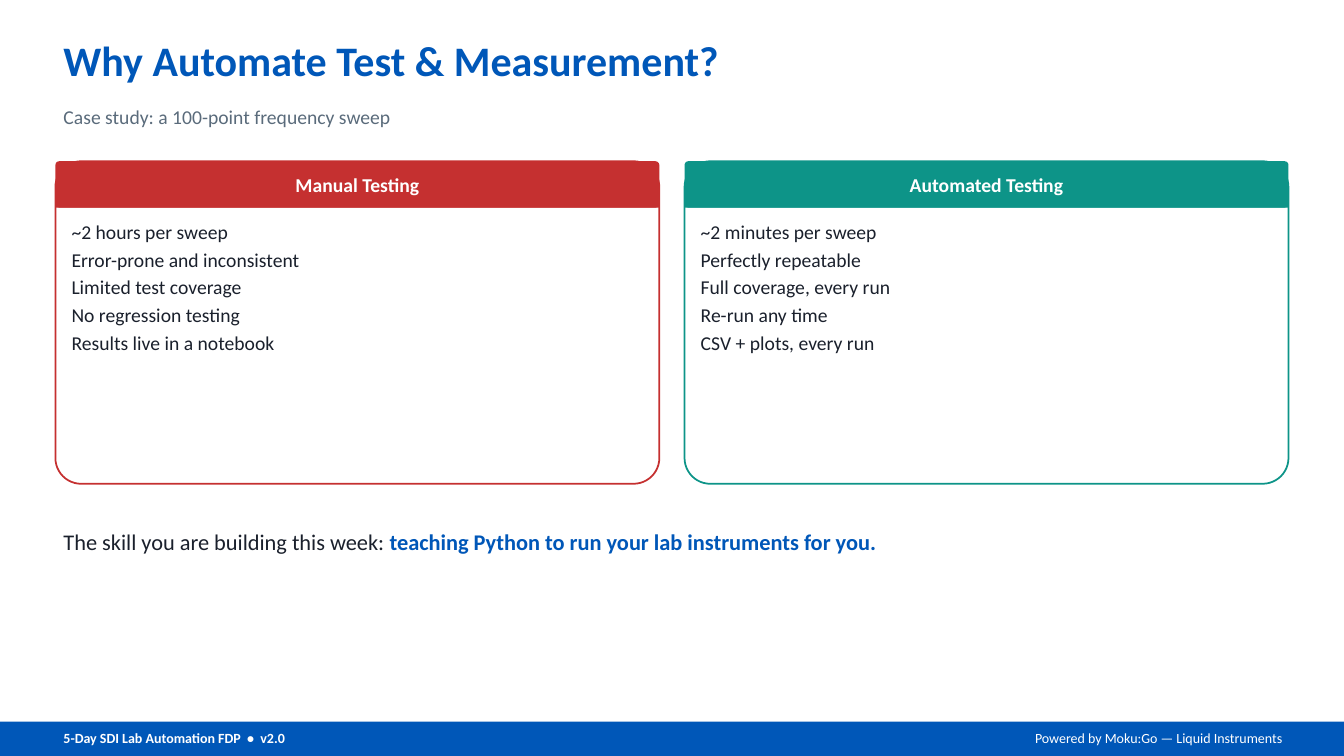
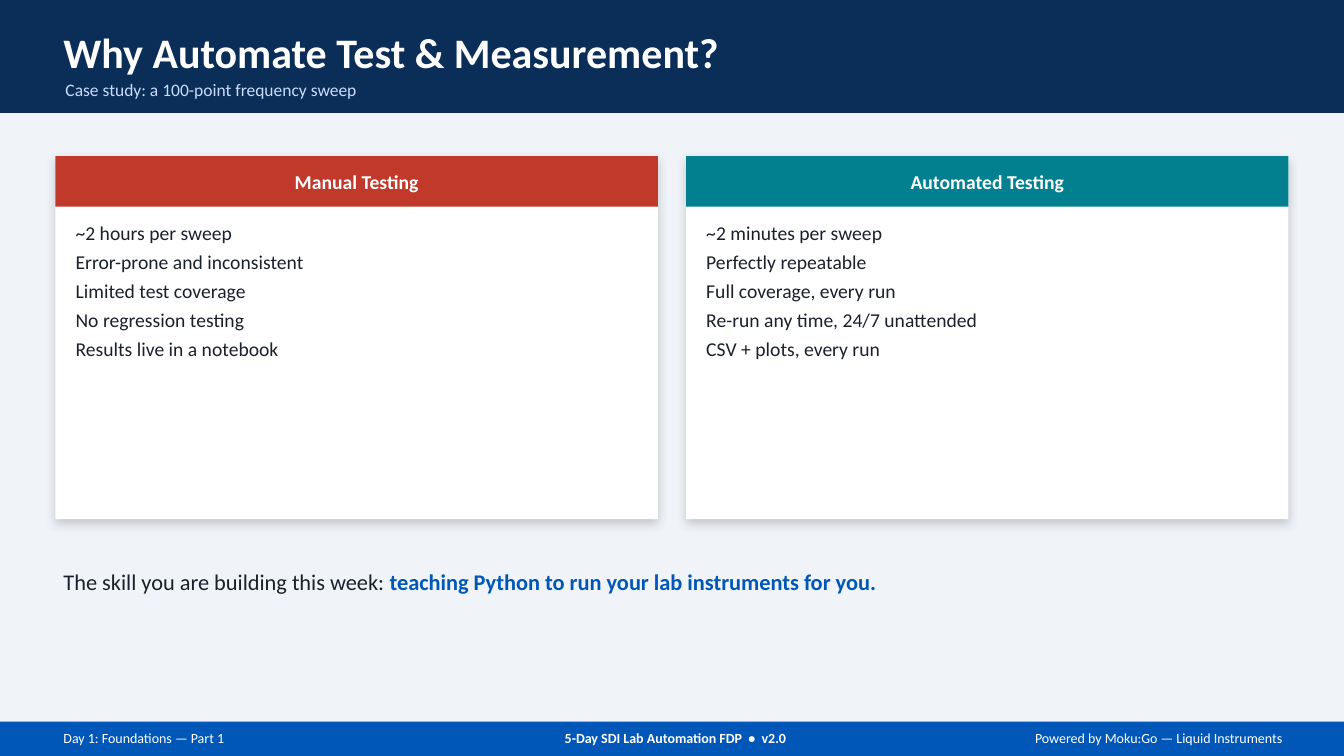
Before and after one commit to XMahaveer/sdi-fdp-workshop, a slide deck: slide 3 of v1-physical/slides/Day1_Foundations_Part1.pptx. Drawn at 1344x756 pixels with LibreOffice and Linux fonts; fonts in the diff are those of the drawing. Boxes give left, top, right and bottom in pixels: in the first picture for what was removed or moved away, otherwise in the second. Text is boxed around its words. In the diff, an @@ line names an element or a change of style, - is before the commit and + after.

```diff
--- a/v1-physical/slides/Day1_Foundations_Part1.pptx
+++ b/v1-physical/slides/Day1_Foundations_Part1.pptx
@@ rectangle added at [0, 0, 1344, 756], fill #F0F4F8 @@
@@ rectangle added at [0, 0, 1344, 113], fill #0B2E59 @@
@@ text "Why Automate Test & Measurement?": place and size @@
-text "Why Automate Test & Measurement?" at [63, 46, 719, 83]
+text "Why Automate Test & Measurement?" at [63, 38, 719, 75]
@@ text "Why Automate Test & Measurement?" at [63, 38, 719, 75]: text colour #0057B8 to #FFFFFF @@
@@ text "Case study: a 100-point frequency ...": place and size @@
-text "Case study: a 100-point frequency ..." at [63, 110, 390, 127]
+text "Case study: a 100-point frequency ..." at [65, 84, 357, 99]
@@ text "Case study: a 100-point frequency ..." at [65, 84, 357, 99]: size 14 to 12.5 pt, text colour #5A6B7B to #CADCFC @@
@@ rectangle "Manual Testing": place and size @@
-rectangle "Manual Testing" at [55, 161, 659, 208]
+rectangle "Manual Testing" at [55, 156, 658, 207]
@@ rectangle "Manual Testing" at [55, 156, 658, 207]: rounded rectangle to rectangle; fill #C53030 to #C0392B @@
@@ rounded rectangle removed at [55, 161, 659, 484] @@
@@ rectangle added at [55, 156, 658, 519], fill #FFFFFF @@
@@ rounded rectangle removed at [685, 161, 1289, 484] @@
@@ rectangle "Automated Testing": place and size @@
-rectangle "Automated Testing" at [685, 161, 1289, 208]
+rectangle "Automated Testing" at [687, 156, 1290, 207]
@@ rectangle "Automated Testing" at [687, 156, 1290, 207]: rounded rectangle to rectangle; fill #0D9488 to #028090 @@
@@ rectangle added at [687, 156, 1290, 519], fill #FFFFFF @@
@@ rectangle removed at [55, 196, 659, 208] @@
@@ rectangle removed at [685, 196, 1289, 208] @@
@@ text "~2 hours per sweep" at [76, 226, 303, 356]: more space between paragraphs @@
@@ text at [706, 226, 895, 359]: more space between paragraphs @@
@@ text at [706, 313, 977, 330]: text changed @@
-Re-run any time
+Re-run any time, 24/7 unattended
@@ text "The skill you are building ...": place and size @@
-text "The skill you are building ..." at [63, 534, 876, 554]
+text "The skill you are building ..." at [63, 574, 876, 594]
@@ text added at [63, 733, 224, 746], 10 pt, text #FFFFFF @@
+Day 1: Foundations — Part 1
@@ text "5-Day SDI Lab Automation FDP ...": place and size @@
-text "5-Day SDI Lab Automation FDP ..." at [63, 733, 284, 746]
+text "5-Day SDI Lab Automation FDP ..." at [565, 733, 786, 746]
@@ text "5-Day SDI Lab Automation FDP ..." at [565, 733, 786, 746]: alignment left to centre @@
```
Also in this commit, not shown: 12 other slides changed, 4 other files.
